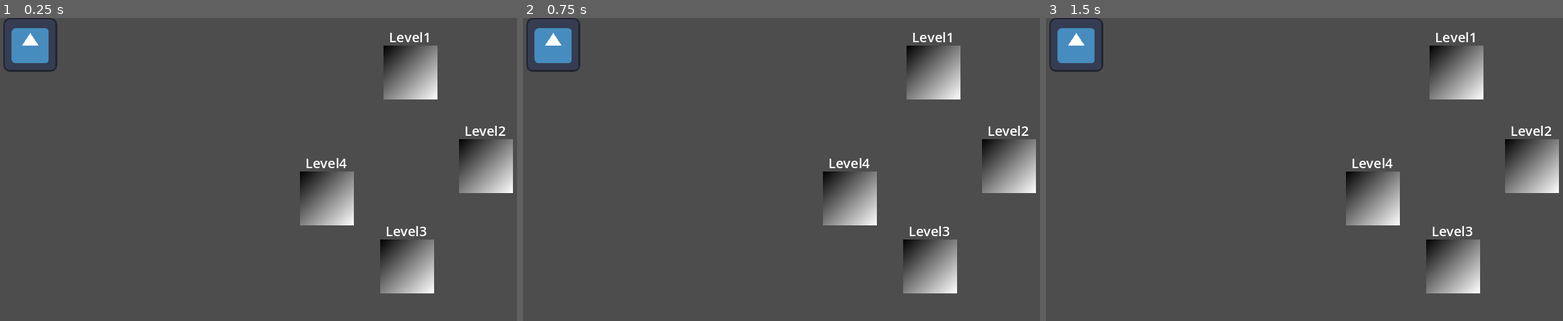
Above: before the commit, frames 1-3 (left to right).
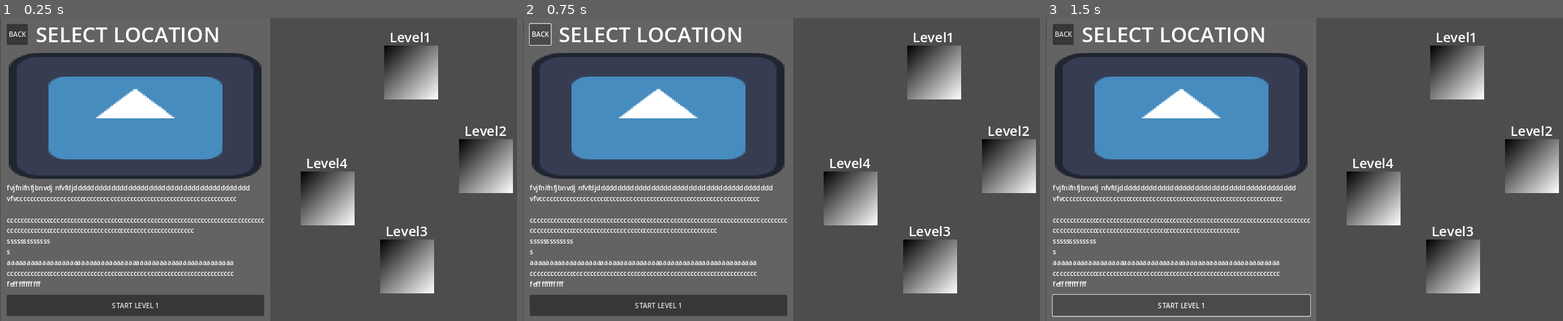
Above: after the commit, the same moments.

Repository: Abrar-SID/Run-Nexus
Game: Godot game, scene res://scenes/level_selection.tscn
Same seed, same stepped clock (60 frames per second), same inputs: the game is played once before the commit and once after it. This scene is started directly instead of the project's main scene. The engine's default icon, where the game draws it, is replaced by a stand-in: a white triangle on a blue panel in a dark square.
Inputs (mouse positions are in pixels of both pictures, inside the frame that each line leads up to):
- Up to frame 1 (0.25 s): no input
- Up to frame 2 (0.75 s): click (538, 33) at 0.5 s, where only the run after the commit has a clickable "BACK"
- Up to frame 3 (1.5 s): click (1180, 305) at 1.25 s, where only the run after the commit has a clickable "START LEVEL 1"

The runs differ from the first frame. In frame 1, 17% of the frame differs, in the area x 0-98%, y 0-96%; in frame 2, 17%; in frame 3, 17%, in the area x 0-98%, y 0-99%.
Error before the commit: Invalid access to property or key 'global_position' on a base object of type 'null instance'. (res://scripts/level_selection.gd:9)

Commit message:
Level Selection Fixed

Diff:
--- a/run-nexus/scenes/level_selection.tscn
+++ b/run-nexus/scenes/level_selection.tscn
@@ -1,15 +1,23 @@
-[gd_scene load_steps=4 format=3 uid="uid://bccw4fsbdtyu8"]
+[gd_scene load_steps=5 format=3 uid="uid://bccw4fsbdtyu8"]
 
 [ext_resource type="PackedScene" uid="uid://3wxtqo3xrg85" path="res://scenes/world_icon.tscn" id="1_ijb5f"]
 [ext_resource type="Script" path="res://scripts/level_selection.gd" id="1_yo2sw"]
 [ext_resource type="PackedScene" uid="uid://bmpclaaxl4jf6" path="res://scenes/player_icon.tscn" id="3_vpnfn"]
-
-[node name="LevelSelection" type="Control"]
+[ext_resource type="Texture2D" uid="uid://d3aef1ev1btxa" path="res://icon.svg" id="4_nobda"]
+
+[node name="LevelSelection" type="Control" node_paths=PackedStringArray("player_icon")]
 layout_mode = 3
 anchors_preset = 0
-offset_right = 1286.0
+offset_left = 1.0
+offset_right = 1287.0
 offset_bottom = 904.0
 script = ExtResource("1_yo2sw")
+player_icon = NodePath("playerIcon")
+
+[node name="Panel" type="Panel" parent="."]
+layout_mode = 0
+offset_right = 40.0
+offset_bottom = 40.0
 
 [node name="WorldIcon" parent="." instance=ExtResource("1_ijb5f")]
 offset_left = 911.0
@@ -39,7 +47,372 @@
 level_index = 4
 
 [node name="playerIcon" parent="." instance=ExtResource("3_vpnfn")]
-layout_mode = 0
-offset_left = 8.0
-offset_right = 136.0
-offset_bottom = 128.0
+visible = false
+layout_mode = 0
+offset_left = 1147.0
+offset_top = 15.0
+offset_right = 1275.0
+offset_bottom = 143.0
+
+[node name="1sliderPatchRect" type="NinePatchRect" parent="."]
+layout_mode = 0
+offset_right = 640.0
+offset_bottom = 722.0
+
+[node name="BG" type="ColorRect" parent="1sliderPatchRect"]
+layout_mode = 1
+anchors_preset = 15
+anchor_right = 1.0
+anchor_bottom = 1.0
+grow_horizontal = 2
+grow_vertical = 2
+color = Color(0.388235, 0.388235, 0.388235, 1)
+
+[node name="sliderContentContainer" type="VBoxContainer" parent="1sliderPatchRect"]
+layout_mode = 1
+anchors_preset = 15
+anchor_right = 1.0
+anchor_bottom = 1.0
+grow_horizontal = 2
+grow_vertical = 2
+
+[node name="headerContainer" type="HBoxContainer" parent="1sliderPatchRect/sliderContentContainer"]
+layout_mode = 2
+
+[node name="backbuttonContainer" type="MarginContainer" parent="1sliderPatchRect/sliderContentContainer/headerContainer"]
+layout_mode = 2
+theme_override_constants/margin_left = 15
+theme_override_constants/margin_top = 15
+theme_override_constants/margin_right = 15
+theme_override_constants/margin_bottom = 15
+
+[node name="backtoHomeButton" type="Button" parent="1sliderPatchRect/sliderContentContainer/headerContainer/backbuttonContainer"]
+custom_minimum_size = Vector2(50, 50)
+layout_mode = 2
+size_flags_horizontal = 4
+size_flags_vertical = 4
+text = "BACK"
+
+[node name="titleContainer" type="MarginContainer" parent="1sliderPatchRect/sliderContentContainer/headerContainer"]
+layout_mode = 2
+
+[node name="levelSelectionTitle" type="Label" parent="1sliderPatchRect/sliderContentContainer/headerContainer/titleContainer"]
+layout_mode = 2
+size_flags_horizontal = 3
+size_flags_vertical = 1
+theme_override_font_sizes/font_size = 50
+text = "Select location"
+horizontal_alignment = 1
+vertical_alignment = 1
+uppercase = true
+
+[node name="thumbnail" type="TextureRect" parent="1sliderPatchRect/sliderContentContainer"]
+custom_minimum_size = Vector2(600, 300)
+layout_mode = 2
+size_flags_horizontal = 4
+size_flags_vertical = 4
+texture = ExtResource("4_nobda")
+
+[node name="sliderInfoText" type="MarginContainer" parent="1sliderPatchRect/sliderContentContainer"]
+layout_mode = 2
+theme_override_constants/margin_left = 15
+theme_override_constants/margin_top = 5
+theme_override_constants/margin_right = 15
+theme_override_constants/margin_bottom = 5
+
+[node name="infoTextLabel" type="Label" parent="1sliderPatchRect/sliderContentContainer/sliderInfoText"]
+layout_mode = 2
+text = "fvjfnifnfjbnvdj nfvfdjdddddddddddddddddddddddddddddddddddddddddd
+vfvcccccccccccccccccccccccccccccccccccccccccccccccccccccccccccccccccc
+
+ccccccccccccccccccccccccccccccccccccccccccccccccccccccccccccccccccccccccccccc
+cccccccccccccccccccccccccccccccccccccccccccccccccccccccc
+sssssssssssss
+s
+aaaaaaaaaaaaaaaaaaaaaaaaaaaaaaaaaaaaaaaaaaaaaaaaaaaaaaaaaa
+cccccccccccccccccccccccccccccccccccccccccccccccccccccccccccccccccccc
+fefffffffffff"
+
+[node name="startButtonContainer" type="MarginContainer" parent="1sliderPatchRect/sliderContentContainer"]
+layout_mode = 2
+theme_override_constants/margin_left = 15
+theme_override_constants/margin_right = 15
+theme_override_constants/margin_bottom = 15
+
+[node name="1levelStartButton" type="Button" parent="1sliderPatchRect/sliderContentContainer/startButtonContainer"]
+custom_minimum_size = Vector2(600, 50)
+layout_mode = 2
+text = "START LEVEL 1"
+
+[node name="2sliderPatchRect2" type="NinePatchRect" parent="."]
+visible = false
+layout_mode = 0
+offset_right = 640.0
+offset_bottom = 722.0
+
+[node name="BG" type="ColorRect" parent="2sliderPatchRect2"]
+layout_mode = 1
+anchors_preset = 15
+anchor_right = 1.0
+anchor_bottom = 1.0
+grow_horizontal = 2
+grow_vertical = 2
+color = Color(0.388235, 0.388235, 0.388235, 1)
+
+[node name="sliderContentContainer" type="VBoxContainer" parent="2sliderPatchRect2"]
+layout_mode = 1
+anchors_preset = 15
+anchor_right = 1.0
+anchor_bottom = 1.0
+grow_horizontal = 2
+grow_vertical = 2
+
+[node name="headerContainer" type="HBoxContainer" parent="2sliderPatchRect2/sliderContentContainer"]
+layout_mode = 2
+
+[node name="backbuttonContainer" type="MarginContainer" parent="2sliderPatchRect2/sliderContentContainer/headerContainer"]
+layout_mode = 2
+theme_override_constants/margin_left = 15
+theme_override_constants/margin_top = 15
+theme_override_constants/margin_right = 15
+theme_override_constants/margin_bottom = 15
+
+[node name="backtoHomeButton" type="Button" parent="2sliderPatchRect2/sliderContentContainer/headerContainer/backbuttonContainer"]
+custom_minimum_size = Vector2(50, 50)
+layout_mode = 2
+size_flags_horizontal = 4
+size_flags_vertical = 4
+text = "BACK"
+
+[node name="titleContainer" type="MarginContainer" parent="2sliderPatchRect2/sliderContentContainer/headerContainer"]
+layout_mode = 2
+
+[node name="levelSelectionTitle" type="Label" parent="2sliderPatchRect2/sliderContentContainer/headerContainer/titleContainer"]
+layout_mode = 2
+size_flags_horizontal = 3
+size_flags_vertical = 1
+theme_override_font_sizes/font_size = 50
+text = "Select location"
+horizontal_alignment = 1
+vertical_alignment = 1
+uppercase = true
+
+[node name="thumbnail" type="TextureRect" parent="2sliderPatchRect2/sliderContentContainer"]
+custom_minimum_size = Vector2(600, 300)
+layout_mode = 2
+size_flags_horizontal = 4
+size_flags_vertical = 4
+texture = ExtResource("4_nobda")
+
+[node name="sliderInfoText" type="MarginContainer" parent="2sliderPatchRect2/sliderContentContainer"]
+layout_mode = 2
+theme_override_constants/margin_left = 15
+theme_override_constants/margin_top = 5
+theme_override_constants/margin_right = 15
+theme_override_constants/margin_bottom = 5
+
+[node name="infoTextLabel" type="Label" parent="2sliderPatchRect2/sliderContentContainer/sliderInfoText"]
+layout_mode = 2
+text = "fvjfnifnfjbnvdj nfvfdjdddddddddddddddddddddddddddddddddddddddddd
+vfvcccccccccccccccccccccccccccccccccccccccccccccccccccccccccccccccccc
+
+ccccccccccccccccccccccccccccccccccccccccccccccccccccccccccccccccccccccccccccc
+cccccccccccccccccccccccccccccccccccccccccccccccccccccccc
+sssssssssssss
+s
+aaaaaaaaaaaaaaaaaaaaaaaaaaaaaaaaaaaaaaaaaaaaaaaaaaaaaaaaaa
+cccccccccccccccccccccccccccccccccccccccccccccccccccccccccccccccccccc
+fefffffffffff"
+
+[node name="startButtonContainer" type="MarginContainer" parent="2sliderPatchRect2/sliderContentContainer"]
+layout_mode = 2
+theme_override_constants/margin_left = 15
+theme_override_constants/margin_right = 15
+theme_override_constants/margin_bottom = 15
+
+[node name="2levelStartButton" type="Button" parent="2sliderPatchRect2/sliderContentContainer/startButtonContainer"]
+custom_minimum_size = Vector2(600, 50)
+layout_mode = 2
+text = "START Level 2"
+
+[node name="3sliderPatchRect3" type="NinePatchRect" parent="."]
+visible = false
+layout_mode = 0
+offset_right = 640.0
+offset_bottom = 722.0
+
+[node name="BG" type="ColorRect" parent="3sliderPatchRect3"]
+layout_mode = 1
+anchors_preset = 15
+anchor_right = 1.0
+anchor_bottom = 1.0
+grow_horizontal = 2
+grow_vertical = 2
+color = Color(0.388235, 0.388235, 0.388235, 1)
+
+[node name="sliderContentContainer" type="VBoxContainer" parent="3sliderPatchRect3"]
+layout_mode = 1
+anchors_preset = 15
+anchor_right = 1.0
+anchor_bottom = 1.0
+grow_horizontal = 2
+grow_vertical = 2
+
+[node name="headerContainer" type="HBoxContainer" parent="3sliderPatchRect3/sliderContentContainer"]
+layout_mode = 2
+
+[node name="backbuttonContainer" type="MarginContainer" parent="3sliderPatchRect3/sliderContentContainer/headerContainer"]
+layout_mode = 2
+theme_override_constants/margin_left = 15
+theme_override_constants/margin_top = 15
+theme_override_constants/margin_right = 15
+theme_override_constants/margin_bottom = 15
+
+[node name="backtoHomeButton" type="Button" parent="3sliderPatchRect3/sliderContentContainer/headerContainer/backbuttonContainer"]
+custom_minimum_size = Vector2(50, 50)
+layout_mode = 2
+size_flags_horizontal = 4
+size_flags_vertical = 4
+text = "BACK"
+
+[node name="titleContainer" type="MarginContainer" parent="3sliderPatchRect3/sliderContentContainer/headerContainer"]
+layout_mode = 2
+
+[node name="levelSelectionTitle" type="Label" parent="3sliderPatchRect3/sliderContentContainer/headerContainer/titleContainer"]
+layout_mode = 2
+size_flags_horizontal = 3
+size_flags_vertical = 1
+theme_override_font_sizes/font_size = 50
+text = "Select location"
+horizontal_alignment = 1
+vertical_alignment = 1
+uppercase = true
+
+[node name="thumbnail" type="TextureRect" parent="3sliderPatchRect3/sliderContentContainer"]
+custom_minimum_size = Vector2(600, 300)
+layout_mode = 2
+size_flags_horizontal = 4
+size_flags_vertical = 4
+texture = ExtResource("4_nobda")
+
+[node name="sliderInfoText" type="MarginContainer" parent="3sliderPatchRect3/sliderContentContainer"]
+layout_mode = 2
+theme_override_constants/margin_left = 15
+theme_override_constants/margin_top = 5
+theme_override_constants/margin_right = 15
+theme_override_constants/margin_bottom = 5
+
+[node name="infoTextLabel" type="Label" parent="3sliderPatchRect3/sliderContentContainer/sliderInfoText"]
+layout_mode = 2
+text = "fvjfnifnfjbnvdj nfvfdjdddddddddddddddddddddddddddddddddddddddddd
+vfvcccccccccccccccccccccccccccccccccccccccccccccccccccccccccccccccccc
+
+ccccccccccccccccccccccccccccccccccccccccccccccccccccccccccccccccccccccccccccc
+cccccccccccccccccccccccccccccccccccccccccccccccccccccccc
+sssssssssssss
+s
+aaaaaaaaaaaaaaaaaaaaaaaaaaaaaaaaaaaaaaaaaaaaaaaaaaaaaaaaaa
+cccccccccccccccccccccccccccccccccccccccccccccccccccccccccccccccccccc
+fefffffffffff"
+
+[node name="startButtonContainer" type="MarginContainer" parent="3sliderPatchRect3/sliderContentContainer"]
+layout_mode = 2
+theme_override_constants/margin_left = 15
+theme_override_constants/margin_right = 15
+theme_override_constants/margin_bottom = 15
+
+[node name="3levelStartButton" type="Button" parent="3sliderPatchRect3/sliderContentContainer/startButtonContainer"]
+custom_minimum_size = Vector2(600, 50)
+layout_mode = 2
+text = "START LEVEL 3"
+
+[node name="4sliderPatchRect4" type="NinePatchRect" parent="."]
+visible = false
+layout_mode = 0
+offset_right = 640.0
+offset_bottom = 722.0
+
+[node name="BG" type="ColorRect" parent="4sliderPatchRect4"]
+layout_mode = 1
+anchors_preset = 15
+anchor_right = 1.0
+anchor_bottom = 1.0
+grow_horizontal = 2
+grow_vertical = 2
+color = Color(0.388235, 0.388235, 0.388235, 1)
+
+[node name="sliderContentContainer" type="VBoxContainer" parent="4sliderPatchRect4"]
+layout_mode = 1
+anchors_preset = 15
+anchor_right = 1.0
+anchor_bottom = 1.0
+grow_horizontal = 2
+grow_vertical = 2
+
+[node name="headerContainer" type="HBoxContainer" parent="4sliderPatchRect4/sliderContentContainer"]
+layout_mode = 2
+
+[node name="backbuttonContainer" type="MarginContainer" parent="4sliderPatchRect4/sliderContentContainer/headerContainer"]
+layout_mode = 2
+theme_override_constants/margin_left = 15
+theme_override_constants/margin_top = 15
+theme_override_constants/margin_right = 15
+theme_override_constants/margin_bottom = 15
+
+[node name="backtoHomeButton" type="Button" parent="4sliderPatchRect4/sliderContentContainer/headerContainer/backbuttonContainer"]
+custom_minimum_size = Vector2(50, 50)
+layout_mode = 2
+size_flags_horizontal = 4
+size_flags_vertical = 4
+text = "BACK"
+
+[node name="titleContainer" type="MarginContainer" parent="4sliderPatchRect4/sliderContentContainer/headerContainer"]
+layout_mode = 2
+
+[node name="levelSelectionTitle" type="Label" parent="4sliderPatchRect4/sliderContentContainer/headerContainer/titleContainer"]
+layout_mode = 2
+size_flags_horizontal = 3
+size_flags_vertical = 1
+theme_override_font_sizes/font_size = 50
+text = "Select location"
+horizontal_alignment = 1
+vertical_alignment = 1
+uppercase = true
+
+[node name="thumbnail" type="TextureRect" parent="4sliderPatchRect4/sliderContentContainer"]
+custom_minimum_size = Vector2(600, 300)
+layout_mode = 2
+size_flags_horizontal = 4
+size_flags_vertical = 4
+texture = ExtResource("4_nobda")
+
+[node name="sliderInfoText" type="MarginContainer" parent="4sliderPatchRect4/sliderContentContainer"]
+layout_mode = 2
+theme_override_constants/margin_left = 15
+theme_override_constants/margin_top = 5
+theme_override_constants/margin_right = 15
+theme_override_constants/margin_bottom = 5
+
+[node name="infoTextLabel" type="Label" parent="4sliderPatchRect4/sliderContentContainer/sliderInfoText"]
+layout_mode = 2
+text = "fvjfnifnfjbnvdj nfvfdjdddddddddddddddddddddddddddddddddddddddddd
+vfvcccccccccccccccccccccccccccccccccccccccccccccccccccccccccccccccccc
+
+ccccccccccccccccccccccccccccccccccccccccccccccccccccccccccccccccccccccccccccc
+cccccccccccccccccccccccccccccccccccccccccccccccccccccccc
+sssssssssssss
+s
+aaaaaaaaaaaaaaaaaaaaaaaaaaaaaaaaaaaaaaaaaaaaaaaaaaaaaaaaaa
+cccccccccccccccccccccccccccccccccccccccccccccccccccccccccccccccccccc
+fefffffffffff"
+
+[node name="startButtonContainer" type="MarginContainer" parent="4sliderPatchRect4/sliderContentContainer"]
+layout_mode = 2
+theme_override_constants/margin_left = 15
+theme_override_constants/margin_right = 15
+theme_override_constants/margin_bottom = 15
+
+[node name="4levelStartButton" type="Button" parent="4sliderPatchRect4/sliderContentContainer/startButtonContainer"]
+custom_minimum_size = Vector2(600, 50)
+layout_mode = 2
+text = "START LEVEL 4"
--- a/run-nexus/scenes/ui.tscn
+++ b/run-nexus/scenes/ui.tscn
@@ -141,7 +141,6 @@
 text = "BACK"
 
 [node name="inGameUI" type="MarginContainer" parent="."]
-visible = false
 offset_left = 3.0
 offset_right = 1280.0
 offset_bottom = 722.0
--- a/run-nexus/scenes/world_icon.tscn
+++ b/run-nexus/scenes/world_icon.tscn
@@ -24,7 +24,7 @@
 offset_right = 126.0
 offset_bottom = 2.0
 theme_override_font_sizes/font_size = 32
-text = "Level 1"
+text = "Level1"
 horizontal_alignment = 1
 vertical_alignment = 2
 
--- a/run-nexus/scripts/level_selection.gd
+++ b/run-nexus/scripts/level_selection.gd
@@ -1,19 +1,19 @@
 extends Control
 
-@onready var player_icon: TextureRect = $playerIcon
-@export var worlds: Array = [$WorldIcon, $WorldIcon2, $WorldIcon3, $WorldIcon4]
+@export var player_icon: TextureRect
+@onready var worlds: Array = [$WorldIcon, $WorldIcon2, $WorldIcon3, $WorldIcon4]
 var current_world: int = 0
 
 # Called when the node enters the scene tree for the first time.
 func _ready() -> void:
-	$playerIcon.global_position = worlds[current_world].global_position
+	player_icon.global_position = worlds[current_world].global_position
 
 # Called every frame. 'delta' is the elapsed time since the previous frame.
 func _input(event) -> void:
 	if event.is_action_pressed("move_back") and current_world > 0:
 		current_world -=1
-		$playerIcon.global_position = worlds[current_world].global_position
+		player_icon.global_position = worlds[current_world].global_position
 
 	if event.is_action_pressed("move_front") and current_world < worlds.size() - 1:
 		current_world +=1
-		$playerIcon.global_position = worlds[current_world].global_position
+		player_icon.global_position = worlds[current_world].global_position
